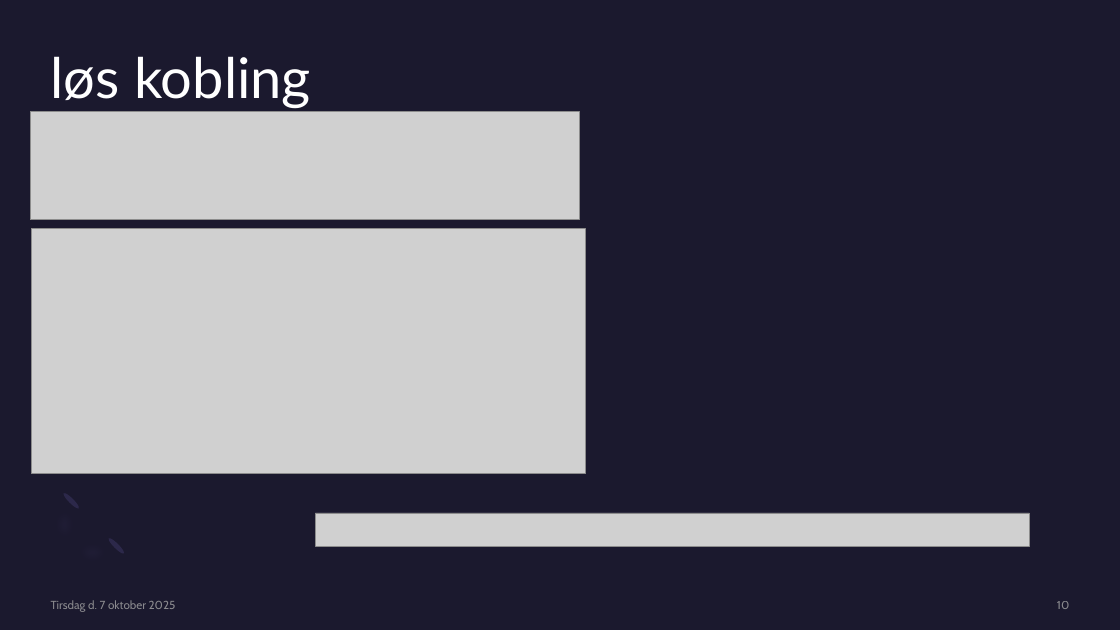
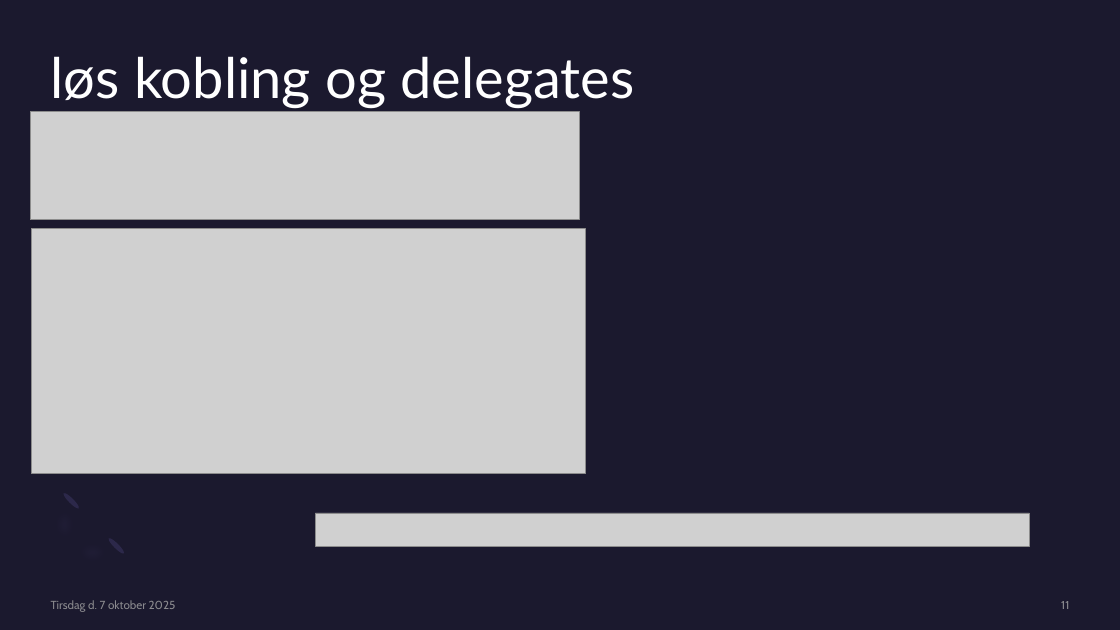
Before and after one commit to Jakob-Hjort/Autobid, a slide deck: slide 11 of Aktionshus H2.pptx (slide 10 before the commit). Drawn at 1120x630 pixels with LibreOffice and Linux fonts; fonts in the diff are those of the drawing; grey boxes stand for pictures. Boxes give left, top, right and bottom in pixels: in the first picture for what was removed or moved away, otherwise in the second. Text is boxed around its words. In the diff, an @@ line names an element or a change of style, - is before the commit and + after.

```diff
--- a/Aktionshus H2.pptx
+++ b/Aktionshus H2.pptx
@@ title at (51, 56, 634, 109): text changed @@
-løs kobling
+løs kobling og delegates
@@ page number at (1061, 601, 1069, 609): text changed @@
-10
+11
```
Also in this commit, not shown: 1 other slide changed, 2 slides added, 1 other file.
